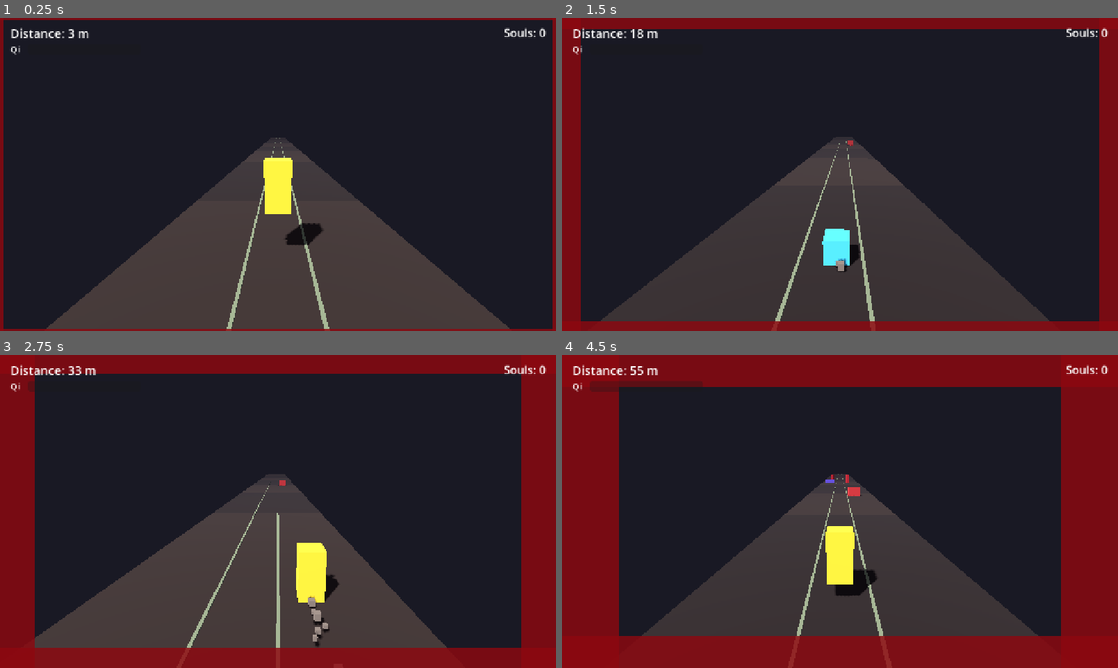
Above: before the commit, frames 1-4 (two rows, left to right).
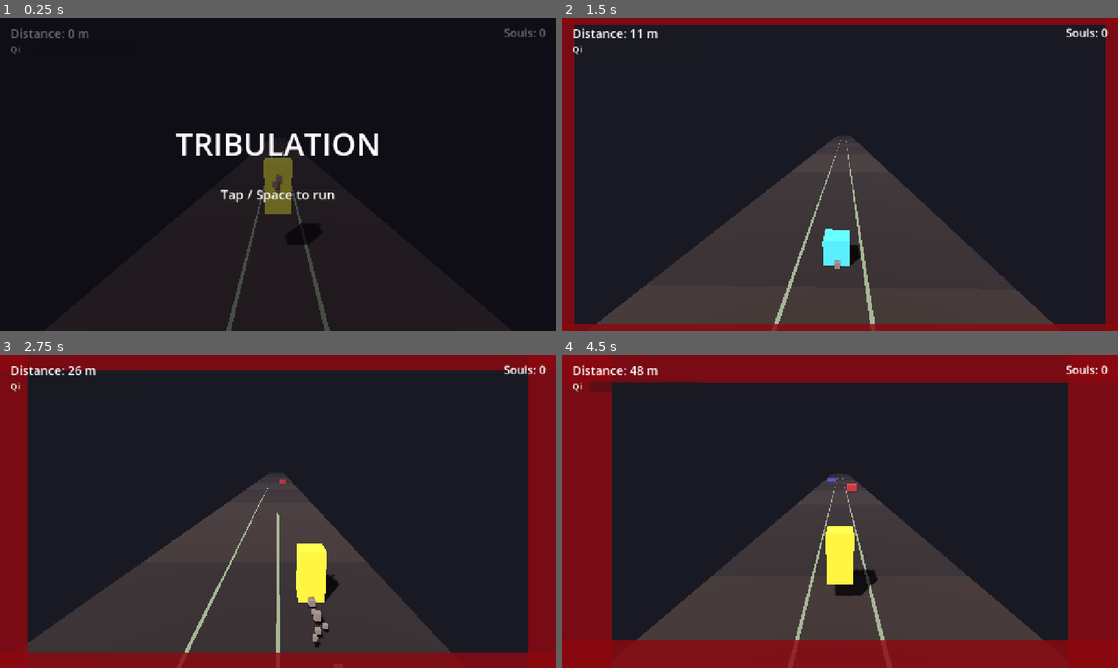
Above: after the commit, the same moments.

Repository: DanielEleojo/tribulation
Game: Godot game, scene res://scenes/game.tscn
Two runs of this game, one before a commit and one after it. Both use one fixed random seed, a clock stepped at 60 frames per second and the inputs below.
Inputs (mouse positions are in pixels of both pictures, inside the frame that each line leads up to):
- Up to frame 1 (0.25 s): no input
- Up to frame 2 (1.5 s): tap Enter (restart) at 0.5 s; move the mouse to (962, 158) at 0.52 s; hold Right (move_right) 0.53-1.28 s; tap F (slash) at 0.6 s; click (962, 158) at 0.67 s; tap Space (jump) at 0.77, 1.07 s; tap Down (slide) at 0.8, 1.35 s; move the mouse to (728, 190) at 1.27 s; hold Left (move_left) from 1.28 s (still down); click (728, 190) at 1.42 s
- Up to frame 3 (2.75 s): tap Space (jump) at 1.52, 1.55, 1.82, 2.1 s; move the mouse to (333, 442) at 2.02 s; release Left (move_left) at 2.03 s; hold Right (move_right) from 2.03 s (still down); click (333, 442) at 2.17 s; tap F (slash) at 2.3 s
- Up to frame 4 (4.5 s): move the mouse to (812, 574) at 2.77 s; tap F (slash) at 2.85, 4.35 s; click (812, 574) at 2.92 s; tap Space (jump) at 3.02, 3.32, 3.77, 3.8, 4.07 s; tap Down (slide) at 3.05, 3.6 s; move the mouse to (1006, 558) at 3.52 s; release Right (move_right) at 3.53 s; hold Left (move_left) from 3.53 s (still down); click (1006, 558) at 3.67 s; tap Enter (restart) at 4.15 s; move the mouse to (673, 464) at 4.27 s; click (673, 464) at 4.42 s

The runs differ from the first frame. In frame 1, 30% of the frame differs, in the area x 0-100%, y 0-100%; in frame 2, 4.4%; in frame 3, 4.7%; in frame 4, 4.4%.

Commit message:
Phase 3.4: start/title screen (run begins on input)

Diff:
--- a/scenes/game.tscn
+++ b/scenes/game.tscn
@@ -96,3 +96,44 @@
 text = "YOU DIED"
 horizontal_alignment = 1
 vertical_alignment = 1
+
+[node name="Title" type="Control" parent="HUD"]
+anchor_right = 1.0
+anchor_bottom = 1.0
+mouse_filter = 2
+
+[node name="Backdrop" type="ColorRect" parent="HUD/Title"]
+anchor_right = 1.0
+anchor_bottom = 1.0
+mouse_filter = 2
+color = Color(0.03, 0.02, 0.05, 0.6)
+
+[node name="Name" type="Label" parent="HUD/Title"]
+anchor_left = 0.5
+anchor_top = 0.5
+anchor_right = 0.5
+anchor_bottom = 0.5
+offset_left = -400.0
+offset_top = -120.0
+offset_right = 400.0
+offset_bottom = -40.0
+grow_horizontal = 2
+theme_override_font_sizes/font_size = 72
+text = "TRIBULATION"
+horizontal_alignment = 1
+vertical_alignment = 1
+
+[node name="Hint" type="Label" parent="HUD/Title"]
+anchor_left = 0.5
+anchor_top = 0.5
+anchor_right = 0.5
+anchor_bottom = 0.5
+offset_left = -300.0
+offset_top = 20.0
+offset_right = 300.0
+offset_bottom = 70.0
+grow_horizontal = 2
+theme_override_font_sizes/font_size = 30
+text = "Tap / Space to run"
+horizontal_alignment = 1
+vertical_alignment = 1
--- a/scripts/game.gd
+++ b/scripts/game.gd
@@ -15,6 +15,7 @@
 @export var net_push_per_kill: float = 0.12 # how much a kill pushes the net back
 @export var net_burst_relief: float = 0.30  # extra net relief from a Qi Burst
 
+var started: bool = false             # false on the title screen, true once running
 var is_dead: bool = false
 var qi: float = 0.0
 var net: float = 0.0                  # 0 = open, 1 = closed (death)
@@ -78,6 +79,11 @@
 	add_child(sun)
 
 func _process(delta: float) -> void:
+	# Title screen: wait for any input to start the run.
+	if not started:
+		if _start_pressed():
+			start_game()
+		return
 	# Restart (Enter) only acts on the death screen.
 	if is_dead:
 		if Input.is_action_just_pressed("restart"):
@@ -175,8 +181,28 @@
 	if net >= 1.0:
 		die()
 
+## Any gameplay key starts the run from the title screen.
+func _start_pressed() -> bool:
+	return Input.is_action_just_pressed("jump") \
+		or Input.is_action_just_pressed("slide") \
+		or Input.is_action_just_pressed("slash") \
+		or Input.is_action_just_pressed("move_left") \
+		or Input.is_action_just_pressed("move_right") \
+		or Input.is_action_just_pressed("restart")
+
+func start_game() -> void:
+	if started:
+		return
+	started = true
+	if _player != null:
+		_player.begin_run()
+	if _hud != null:
+		_hud.show_title(false)
+
 func _on_tap() -> void:
-	if is_dead:
+	if not started:
+		start_game()
+	elif is_dead:
 		restart()
 
 func restart() -> void:
--- a/scripts/hud.gd
+++ b/scripts/hud.gd
@@ -6,6 +6,7 @@
 @onready var qi_bar: ProgressBar = $QiBar
 @onready var flash_rect: ColorRect = $Flash
 @onready var souls_label: Label = $SoulsLabel
+@onready var title_root: Control = $Title
 
 var player
 var _souls: int = 0
@@ -15,6 +16,11 @@
 	player = get_tree().get_first_node_in_group("player")
 	death_label.visible = false
 	flash_rect.color = Color(1, 1, 1, 0)
+	title_root.visible = true   # start on the title screen
+
+## Show/hide the title screen.
+func show_title(v: bool) -> void:
+	title_root.visible = v
 
 ## Brief full-screen color flash (gate feedback).
 func flash(c: Color) -> void:
--- a/scripts/player.gd
+++ b/scripts/player.gd
@@ -40,6 +40,7 @@
 var _pending_slide: bool = false         # queued slide for when a fast-fall lands
 var _was_on_floor: bool = false
 var _dead: bool = false
+var _running: bool = false            # false until the run starts (title screen)
 var _slash_cd: float = 0.0
 var _game
 
@@ -110,6 +111,14 @@
 		move_and_slide()
 		return
 
+	# Before the run starts (title screen), idle in place (just settle on the floor).
+	if not _running:
+		velocity.x = 0.0
+		velocity.z = 0.0
+		velocity.y -= gravity * delta
+		move_and_slide()
+		return
+
 	# Lane / jump / slide keyboard input.
 	if Input.is_action_just_pressed("move_left"):
 		move_left()
@@ -199,7 +208,7 @@
 
 ## Slash: melee forward. Destroys enemies ahead within range in the current lane.
 func try_slash() -> void:
-	if _dead or _slash_cd > 0.0:
+	if _dead or not _running or _slash_cd > 0.0:
 		return
 	_slash_cd = slash_cooldown
 	_show_slash_fx()
@@ -267,6 +276,10 @@
 	p.global_position = world_pos
 	get_tree().create_timer(life + 0.3).timeout.connect(p.queue_free)
 
+## Called by the game coordinator when the run starts (leaving the title screen).
+func begin_run() -> void:
+	_running = true
+
 ## Called by the game coordinator when the player dies.
 func on_death() -> void:
 	_dead = true
--- a/scripts/spawner.gd
+++ b/scripts/spawner.gd
@@ -56,7 +56,7 @@
 			return
 	if game == null:
 		game = get_tree().get_first_node_in_group("game")
-	if game != null and game.is_dead:
+	if game != null and (not game.started or game.is_dead):
 		return
 	_elapsed += delta
 	_timer -= delta
Not shown, changed: devlog.txt
